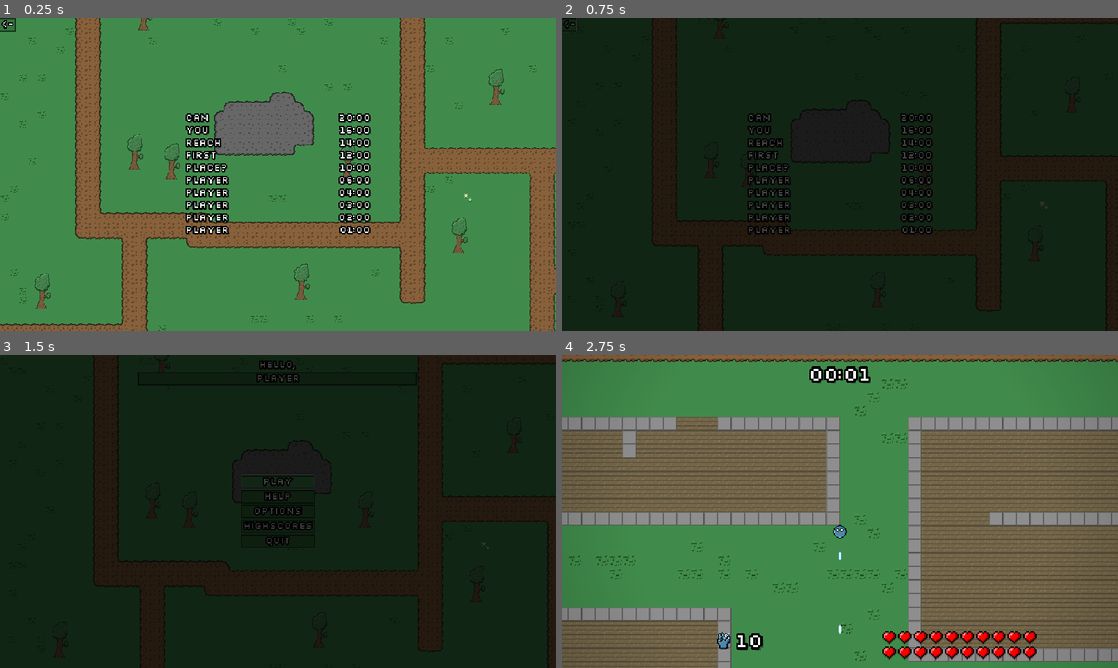
Above: before the commit, frames 1-4 (two rows, left to right).
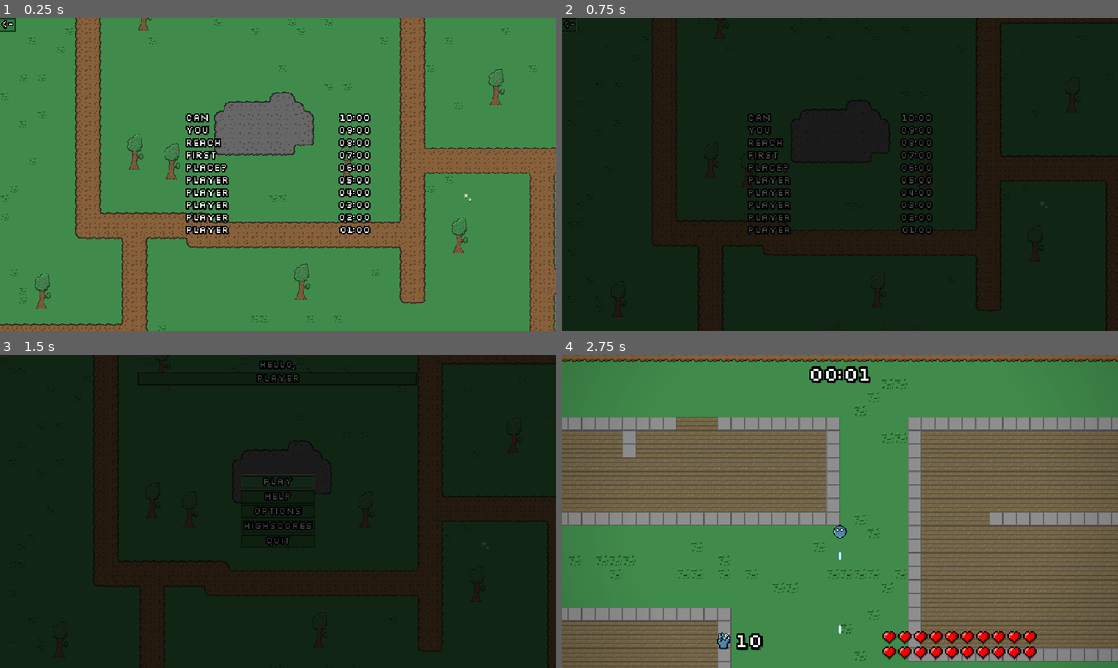
Above: after the commit, the same moments.

Repository: veprogames/top-down-incremental
Game: Godot game, scene res://highscore/highscore_menu.tscn
Same seed, same stepped clock (60 frames per second), same inputs: the game is played once before the commit and once after it. This scene is started directly instead of the project's main scene.
Inputs (mouse positions are in pixels of both pictures, inside the frame that each line leads up to):
- Up to frame 1 (0.25 s): no input
- Up to frame 2 (0.75 s): click "<-" at 0.5 s
- Up to frame 3 (1.5 s): click "Play" at 1.25 s
- Up to frame 4 (2.75 s): move the mouse to (834, 517) at 2.02 s; hold W (player_up) from 2.03 s (still down)

The runs differ from the first frame. In frame 1, 0.2% of the frame differs, in the area x 60-67%, y 30-54%; in frame 2, 0.2%; in frame 3, less than 0.1%; in frame 4, nothing differs.

Commit message:
change initial highscore table scores

Diff:
--- a/highscore/initial_highscores.tres
+++ b/highscore/initial_highscores.tres
@@ -6,32 +6,32 @@
 [sub_resource type="Resource" id="Resource_5w5pp"]
 script = ExtResource("1_im043")
 player_name = "Can"
-time = 1200.0
+time = 600.0
 
 [sub_resource type="Resource" id="Resource_nvtah"]
 script = ExtResource("1_im043")
 player_name = "You"
-time = 960.0
+time = 540.0
 
 [sub_resource type="Resource" id="Resource_bi7of"]
 script = ExtResource("1_im043")
 player_name = "Reach"
-time = 840.0
+time = 480.0
 
 [sub_resource type="Resource" id="Resource_x3qbk"]
 script = ExtResource("1_im043")
 player_name = "First "
-time = 720.0
+time = 420.0
 
 [sub_resource type="Resource" id="Resource_v8kcx"]
 script = ExtResource("1_im043")
 player_name = "Place?"
-time = 600.0
+time = 360.0
 
 [sub_resource type="Resource" id="Resource_grr4x"]
 script = ExtResource("1_im043")
 player_name = "Player"
-time = 360.0
+time = 300.0
 
 [sub_resource type="Resource" id="Resource_2fuwb"]
 script = ExtResource("1_im043")
